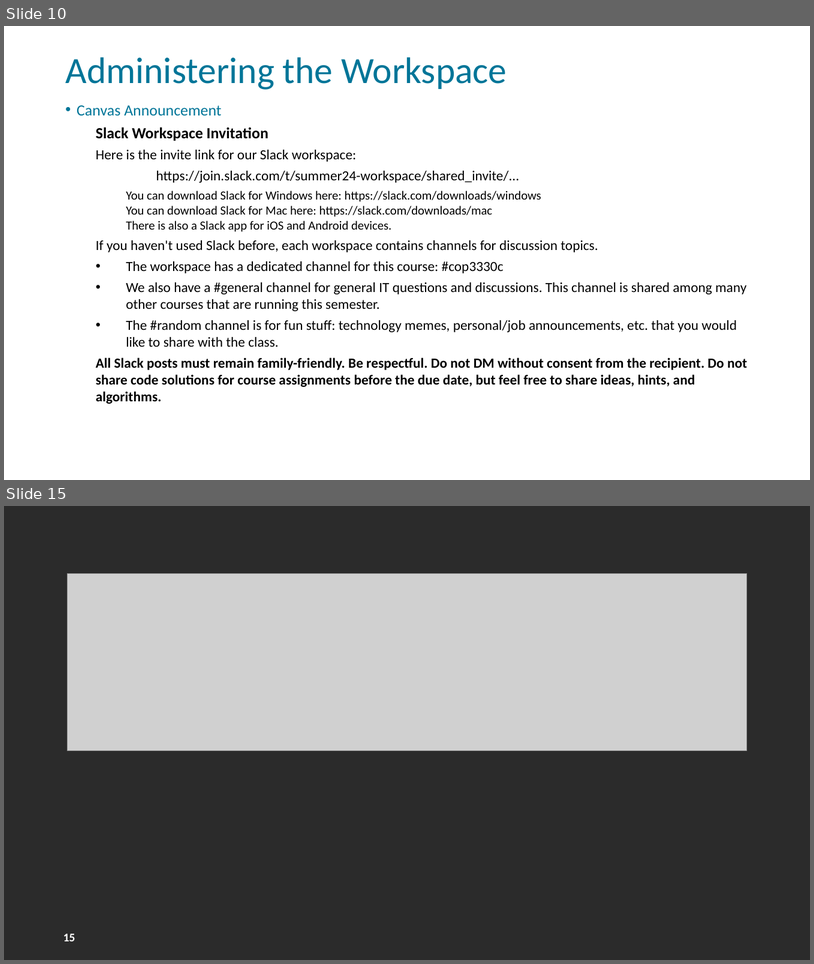
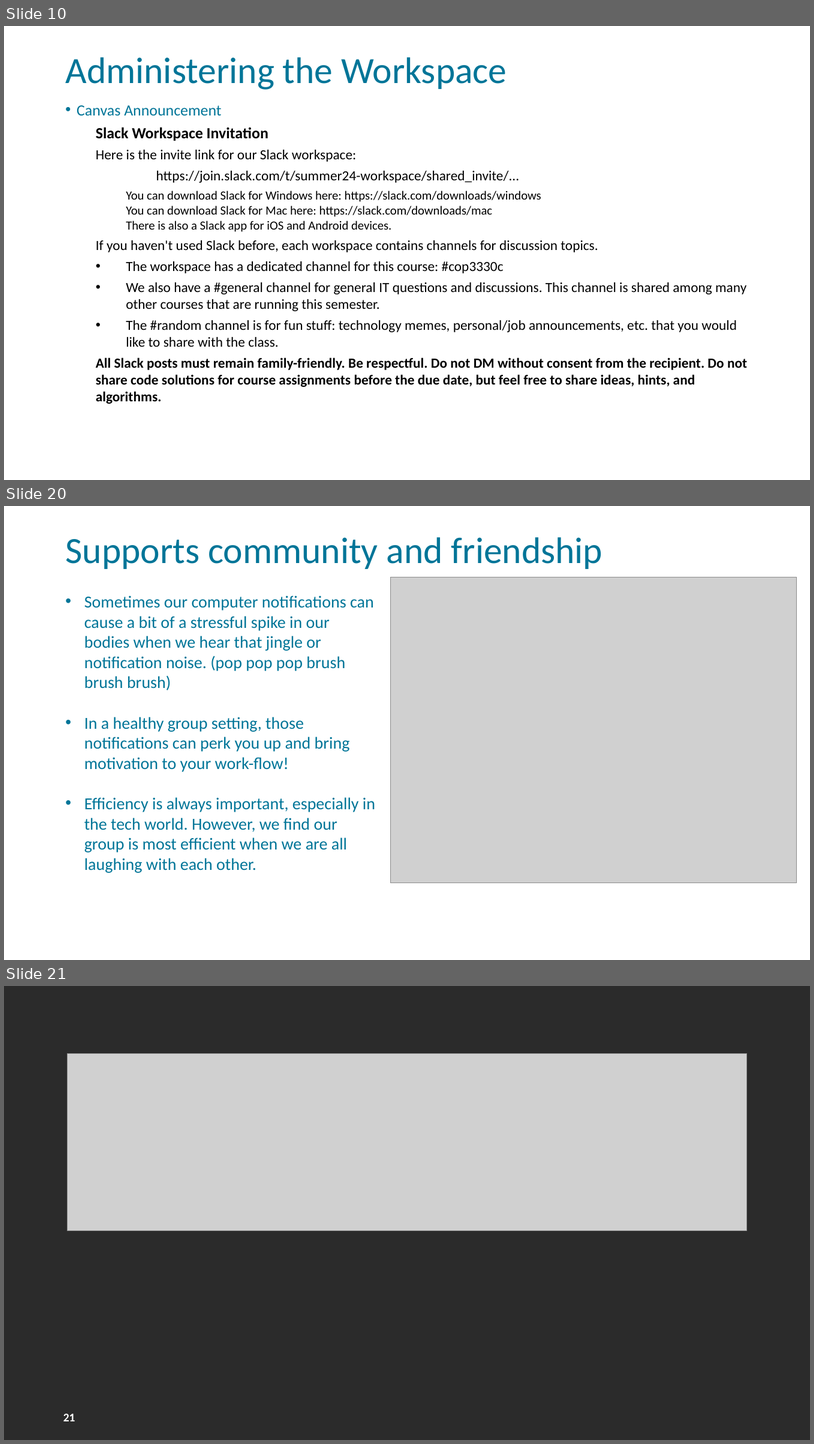
Before and after one commit to FSCJ-FacultyDev/HITEC2024, a slide deck: LeveragingSlackForStudentCollaboration.pptx. Shown one above the other, each under a label of ours: slides 10 and 15 before the commit, slides 10, 20 and 21 after it; the slides between them are not shown. The pictures are 814x964 and 814x1444 pixels, drawn with LibreOffice and Linux fonts; fonts in the diff are those of the drawing; grey boxes stand for pictures; background and template pictures are left out; a plain dark background stands for a picture behind light text. Boxes give left, top, right and bottom in pixels: in the first picture for what was removed or moved away, otherwise in the second. Text is boxed around its words. In the diff, an @@ line names an element or a change of style, - is before the commit and + after.

```diff
--- a/LeveragingSlackForStudentCollaboration.pptx
+++ b/LeveragingSlackForStudentCollaboration.pptx
@@ slide 20 added at (x1=4, y1=506, x2=810, y2=960), background picture (left out); not listed: 1 template element that a slide beside it also shows @@
@@ title added at (x1=65, y1=537, x2=603, y2=569), 44 pt, text #007598 @@
+Supports community and friendship
@@ picture added at (x1=391, y1=577, x2=797, y2=882) @@
@@ text added at (x1=84, y1=595, x2=375, y2=873), 20 pt, text #007598 @@
+• Sometimes our computer notifications can cause a bit of a stressful spike in our bodies when we hear that jingle or notification noise. (pop pop pop brush brush brush)
+• In a healthy group setting, those notifications can perk you up and bring motivation to your work-flow!
+• Efficiency is always important, especially in the tech world. However, we find our group is most efficient when we are all laughing with each other.
@@ what was slide 15 is now slide 21 @@
@@ page number at (x1=63, y1=1413, x2=75, y2=1421): text changed @@
-15
+21
```
Also in this commit, not shown: 3 slides changed, 6 other slides added, 1 slide removed.
